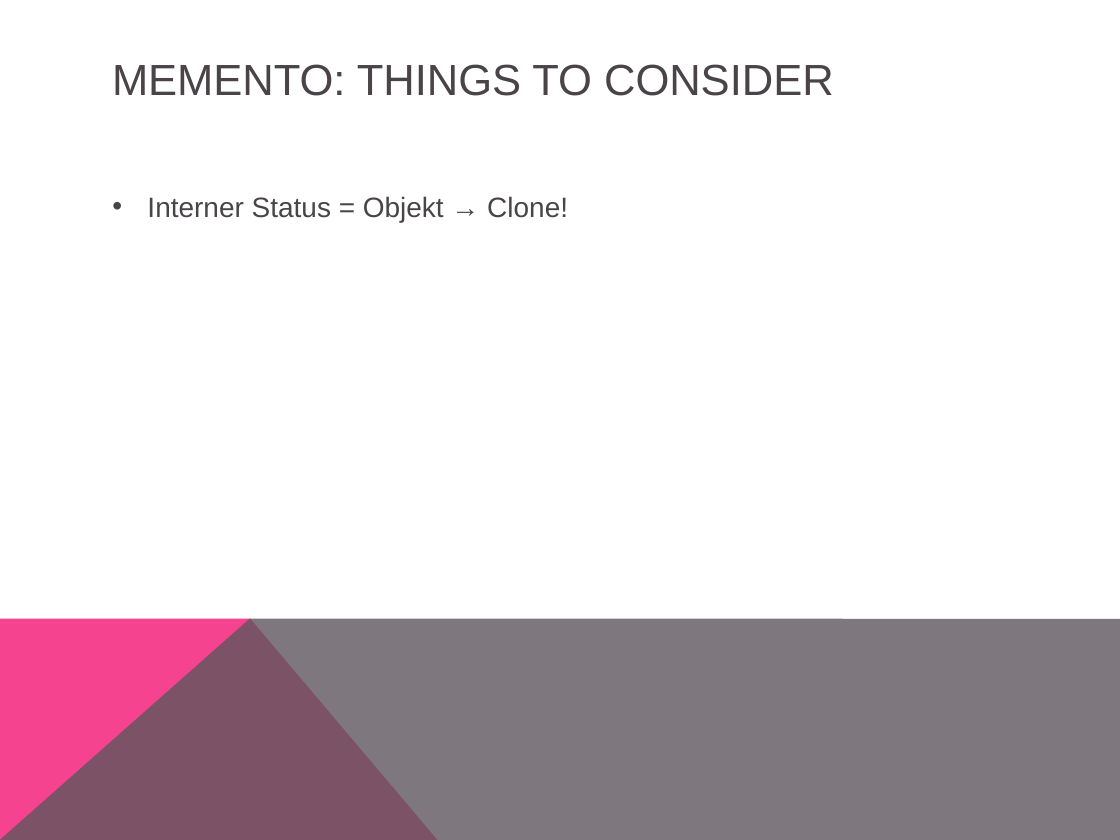
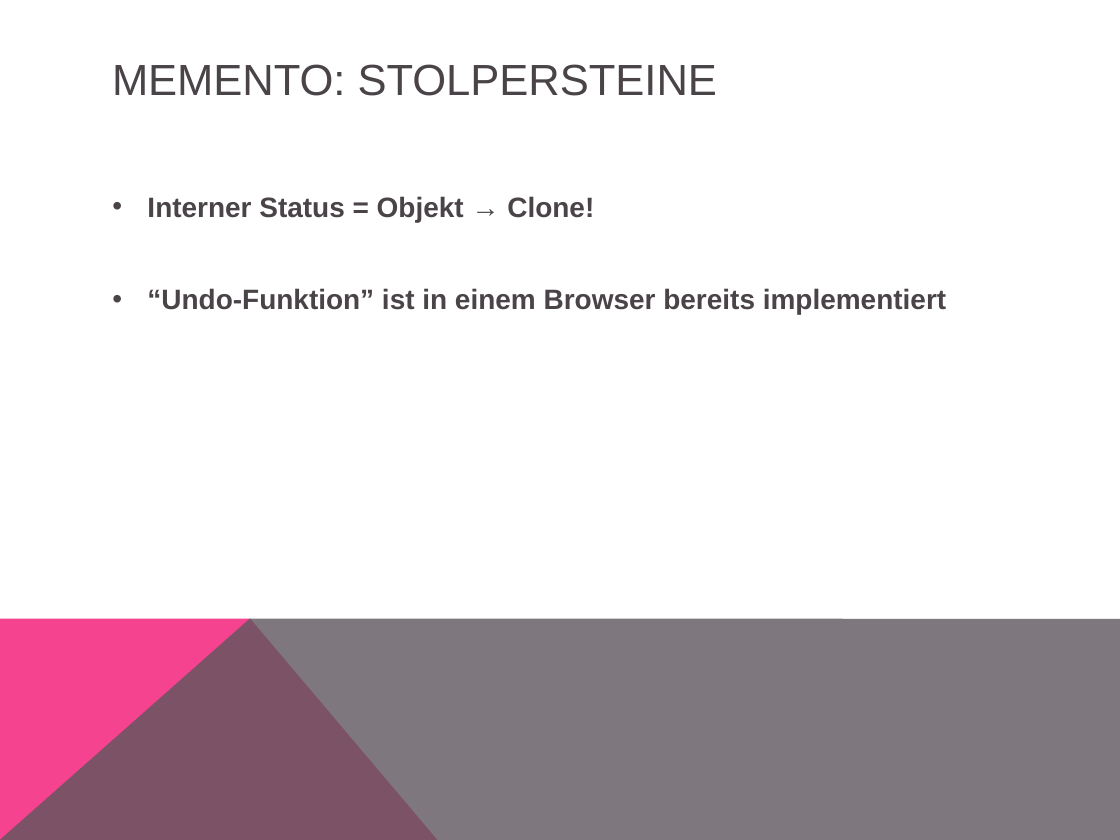
Before and after one commit to simonkrenger/ch.bfh.bti7081.s2013.pink, a slide deck: slide 15 of Project Pink/doc/tasks/task13/Memento Pattern.pptx (slide 14 before the commit). Drawn at 1120x840 pixels with LibreOffice and Linux fonts; fonts in the diff are those of the drawing. Boxes give left, top, right and bottom in pixels: in the first picture for what was removed or moved away, otherwise in the second. Text is boxed around its words. In the diff, an @@ line names an element or a change of style, - is before the commit and + after.

```diff
--- a/Project Pink/doc/tasks/task13/Memento Pattern.pptx
+++ b/Project Pink/doc/tasks/task13/Memento Pattern.pptx
@@ title at <box>112,64,717,96</box>: text changed @@
-MEMENTO: THINGS TO CONSIDER
+MEMENTO: STOLPERSTEINE
@@ text at <box>147,196,594,222</box>: bold on in "Interner Status = Objekt → Clone!" @@
@@ text at <box>147,288,946,314</box>: paragraph added @@
+• “Undo-Funktion” ist in einem Browser bereits implementiert
```
Also in this commit, not shown: 7 other slides changed, 1 slide added, 2 other files.
